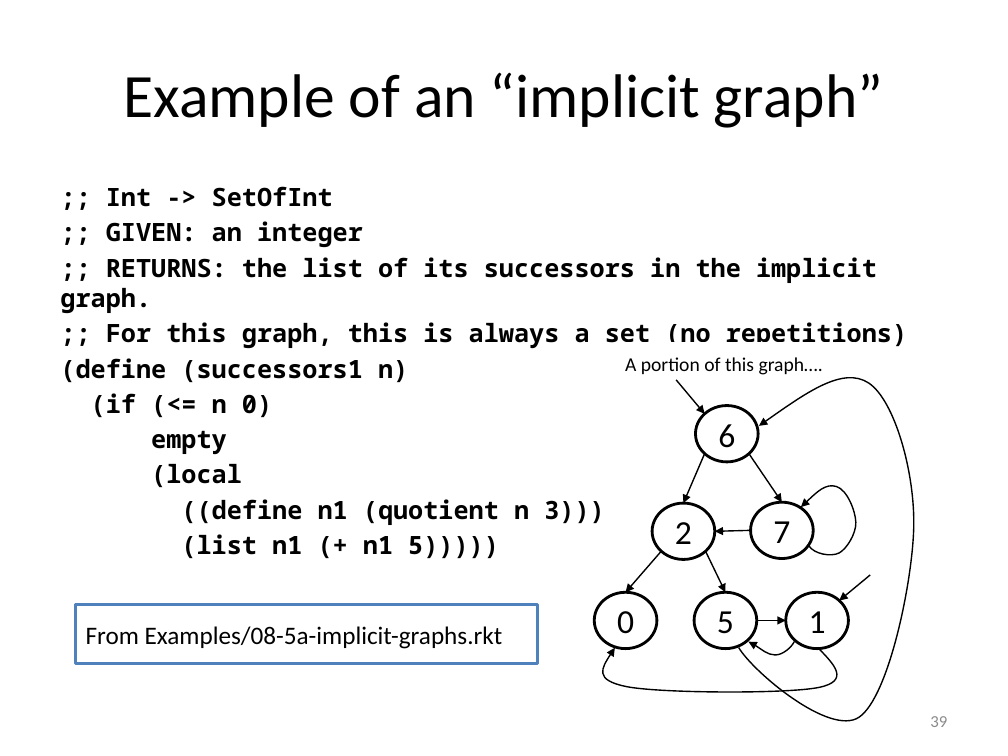
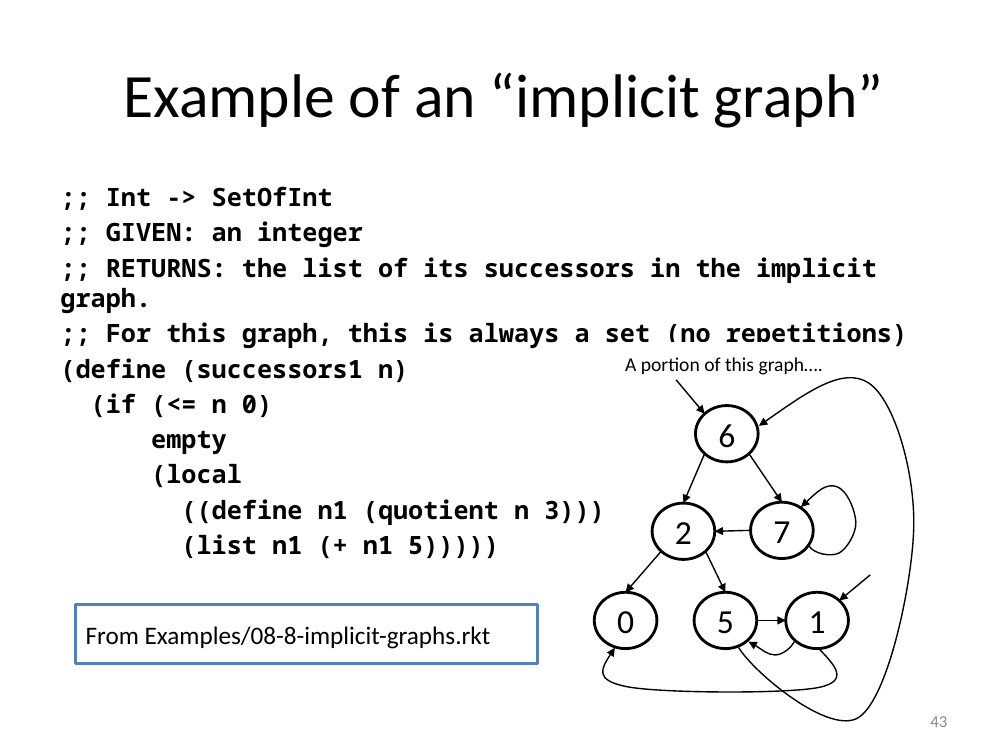
Before and after one commit to mwand/cs5010f16, a slide deck: slide 43 of Slides/Lesson 8.5 Searching in a Graph.pptx (slide 39 before the commit). Drawn at 1008x756 pixels with LibreOffice and Linux fonts; fonts in the diff are those of the drawing. Boxes give left, top, right and bottom in pixels: in the first picture for what was removed or moved away, otherwise in the second. Text is boxed around its words. In the diff, an @@ line names an element or a change of style, - is before the commit and + after.

```diff
--- a/Slides/Lesson 8.5 Searching in a Graph.pptx
+++ b/Slides/Lesson 8.5 Searching in a Graph.pptx
@@ text in rectangle at <box>86,626,491,649</box>: text changed @@
-From Examples/08-5a-implicit-graphs.rkt
+From Examples/08-8-implicit-graphs.rkt
@@ page number at <box>930,716,947,727</box>: text changed @@
-39
+43
```
Also in this commit, not shown: 11 other slides changed, 5 slides added, 1 slide removed, 7 other files.
